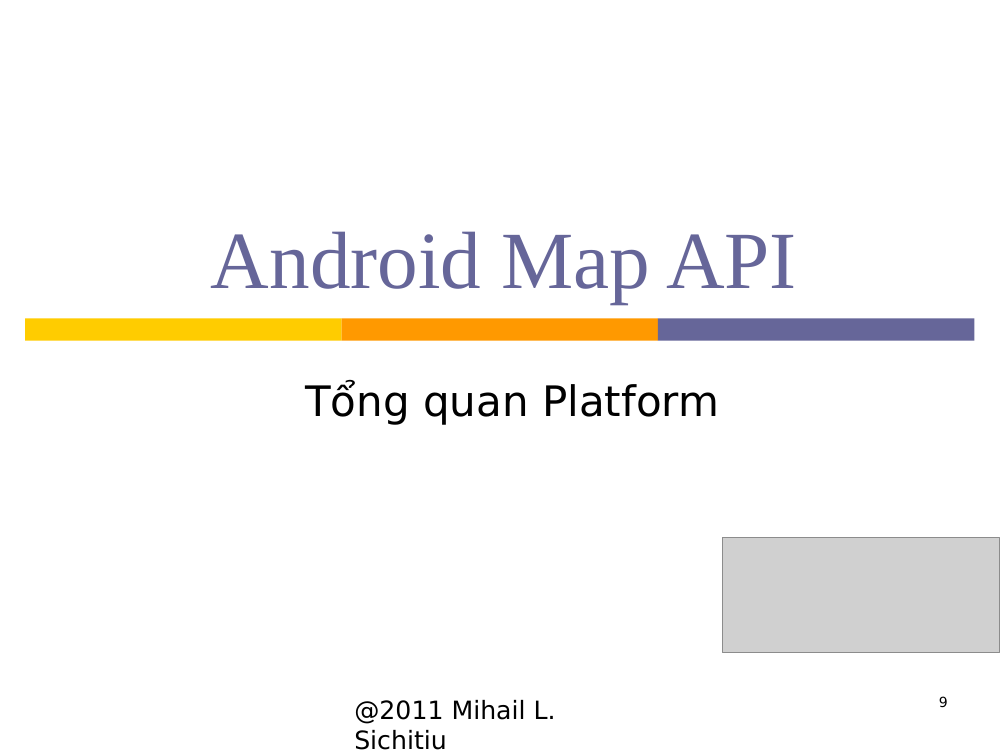
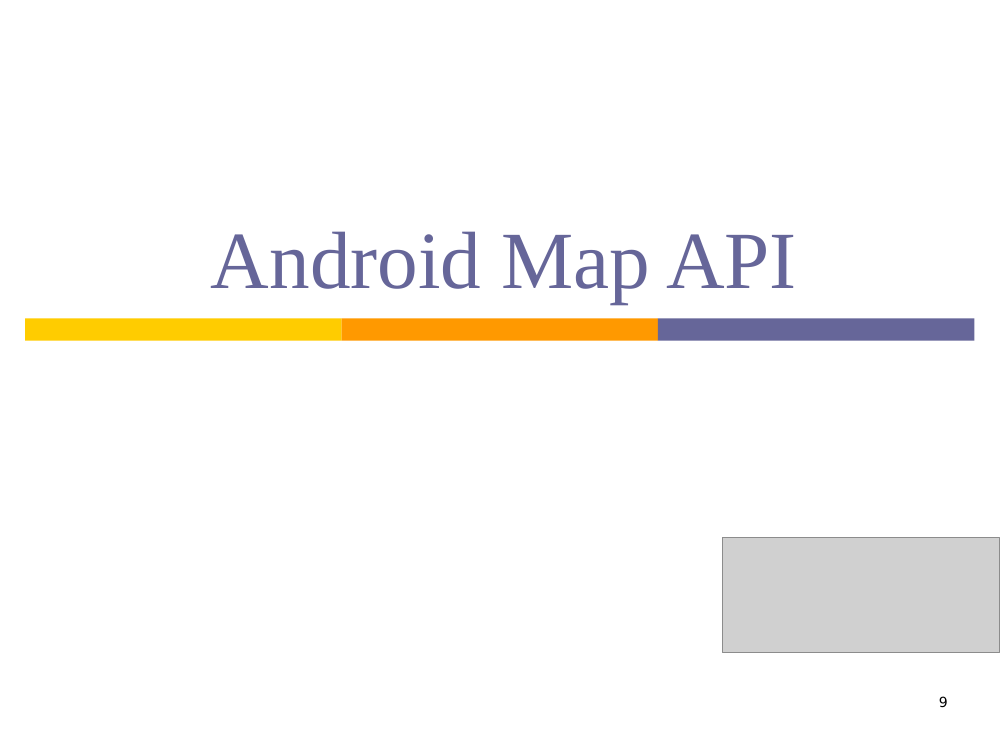
Before and after one commit to hungdien/google-map-api-and-map-on-android, a slide deck: slide 9 of Reports/Presentation.ppt. Drawn at 1008x756 pixels with LibreOffice and Linux fonts; fonts in the diff are those of the drawing; grey boxes stand for pictures; background and template pictures are left out. Boxes give left, top, right and bottom in pixels: in the first picture for what was removed or moved away, otherwise in the second. Text is boxed around its words. In the diff, an @@ line names an element or a change of style, - is before the commit and + after.

```diff
--- a/Reports/Presentation.ppt
+++ b/Reports/Presentation.ppt
@@ subtitle removed at <box>305,382,719,425</box> @@
-Tổng quan Platform
@@ text removed at <box>354,700,556,750</box> @@
-@2011 Mihail L. Sichitiu
```
Also in this commit, not shown: 2 other slides changed, 9 slides added, 4 slides removed.
